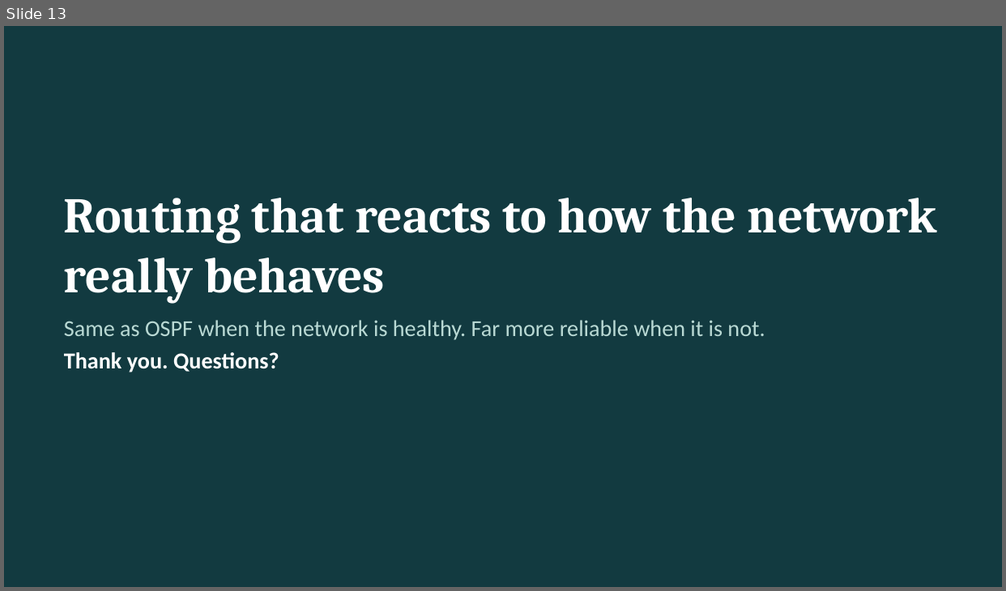
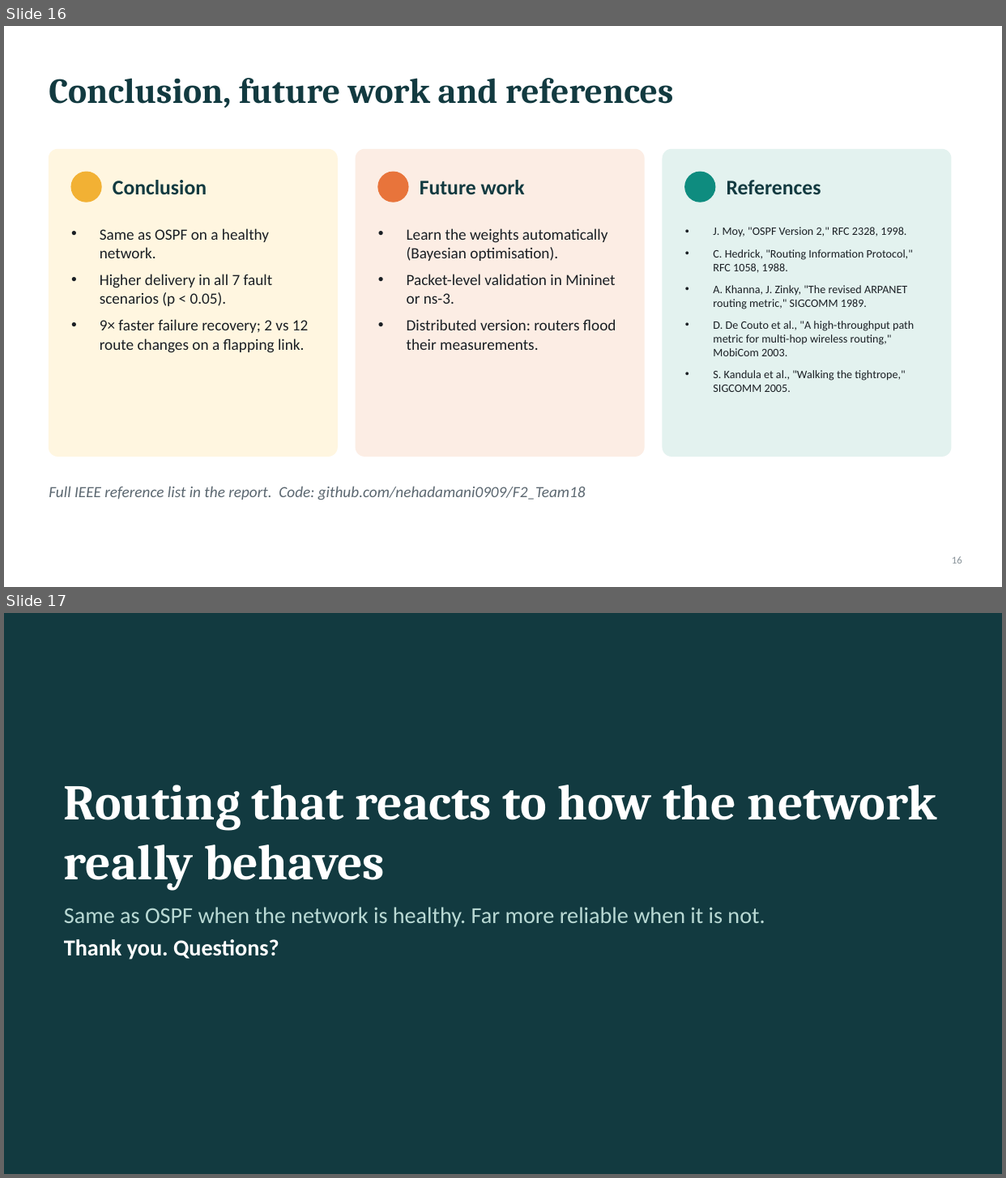
Before and after one commit to nehadamani0909/F2_Team18, a slide deck: submission/F2_Team18_PPT.pptx. Shown one above the other, each under a label of ours: slide 13 before the commit, slides 16 and 17 after it. The pictures are 1006x591 and 1006x1178 pixels, drawn with LibreOffice and Linux fonts; fonts in the diff are those of the drawing. Boxes give left, top, right and bottom in pixels: in the first picture for what was removed or moved away, otherwise in the second. Text is boxed around its words. In the diff, an @@ line names an element or a change of style, - is before the commit and + after.

Commit message:
Update project PPT and report

```diff
--- a/submission/F2_Team18_PPT.pptx
+++ b/submission/F2_Team18_PPT.pptx
@@ slide 16 added at [4,26,1002,587], background #FFFFFF @@
@@ title added at [49,78,673,108], 34 pt, text #123A40, bold @@
+Conclusion, future work and references
@@ rounded rectangle added at [49,149,337,456], fill #FFF6E0, outline #FFF6E0 1 pt @@
@@ rounded rectangle added at [356,149,644,456], fill #FCEDE4, outline #FCEDE4 1 pt @@
@@ rounded rectangle added at [663,149,951,456], fill #E3F2EF, outline #E3F2EF 1 pt @@
@@ ellipse added at [71,172,101,202], fill #F2B134, outline #F2B134 1 pt @@
@@ text added at [113,180,206,194], 20 pt, text #123A40, bold @@
+Conclusion
@@ ellipse added at [378,172,408,202], fill #E8743B, outline #E8743B 1 pt @@
@@ text added at [420,180,525,194], 20 pt, text #123A40, bold @@
+Future work
@@ ellipse added at [685,172,715,202], fill #0E8C7F, outline #0E8C7F 1 pt @@
@@ text added at [727,180,821,194], 20 pt, text #123A40, bold @@
+References
@@ text added at [100,228,308,353], 15 pt, text #1A1F24 @@
+• Same as OSPF on a healthy network.
+• Higher delivery in all 7 fault scenarios (p < 0.05).
+• 9× faster failure recovery; 2 vs 12 route changes on a flapping link.
@@ text added at [713,227,914,392], 11 pt, text #1A1F24 @@
+• J. Moy, "OSPF Version 2," RFC 2328, 1998.
+• C. Hedrick, "Routing Information Protocol," RFC 1058, 1988.
+• A. Khanna, J. Zinky, "The revised ARPANET routing metric," SIGCOMM 1989.
+• D. De Couto et al., "A high-throughput path metric for multi-hop wireless routing," MobiCom 2003.
+• S. Kandula et al., "Walking the tightrope," SIGCOMM 2005.
@@ text added at [407,274,616,350], 15 pt, text #1A1F24 @@
+• Learn the weights automatically (Bayesian optimisation).
+• Packet-level validation in Mininet or ns-3.
+• Distributed version: routers flood their measurements.
@@ text added at [49,486,586,501], 15 pt, text #5B6770, italic @@
+Full IEEE reference list in the report. Code: github.com/nehadamani0909/F2_Team18
@@ page number added at [952,557,962,564], 10 pt, text #8A949B @@
+16
@@ what was slide 13 is now slide 17 @@
```
Also in this commit, not shown: 12 slides changed, 3 other slides added, 2 other files.
